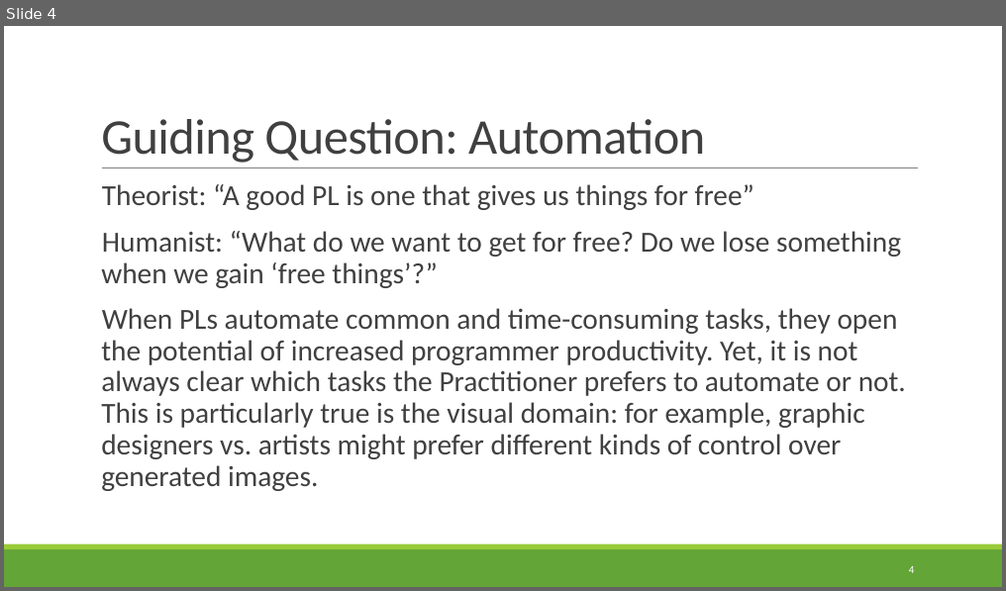
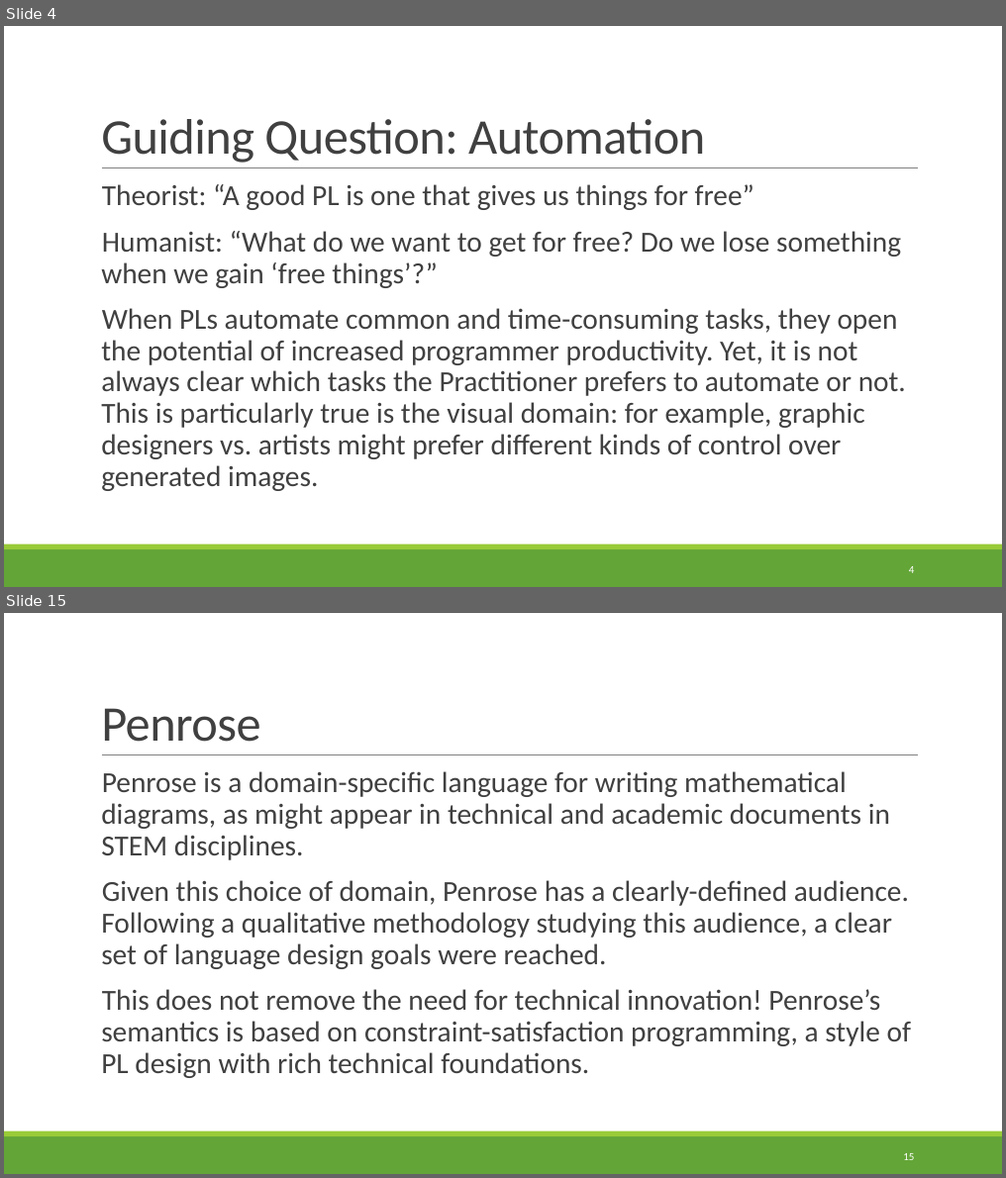
Before and after one commit to rbohrer/pl-course, a slide deck: LectureSlides/99Diagrams.pptx. Shown one above the other, each under a label of ours: slide 4 before the commit, slides 4 and 15 after it; the slides between them are not shown. The pictures are 1006x591 and 1006x1178 pixels, drawn with LibreOffice and Linux fonts; fonts in the diff are those of the drawing. Boxes give left, top, right and bottom in pixels: in the first picture for what was removed or moved away, otherwise in the second. Text is boxed around its words. In the diff, an @@ line names an element or a change of style, - is before the commit and + after.

```diff
--- a/LectureSlides/99Diagrams.pptx
+++ b/LectureSlides/99Diagrams.pptx
@@ slide 15 added at <box>4,613,1002,1174</box>, background #FFFFFF; not listed: 3 template elements that a slide beside it also shows @@
@@ title added at <box>101,708,260,742</box>, 48 pt, text #404040 @@
+Penrose
@@ text added at <box>101,771,911,1078</box>, 28 pt, text #404040 @@
+  Penrose is a domain-specific language for writing mathematical diagrams, as might appear in technical and academic documents in STEM disciplines.
+  Given this choice of domain, Penrose has a clearly-defined audience. Following a qualitative methodology studying this audience, a clear set of language design goals were reached.
+  This does not remove the need for technical innovation! Penrose’s semantics is based on constraint-satisfaction programming, a style of PL design with rich technical foundations.
@@ page number added at <box>903,1154,914,1160</box>, 10.5 pt, text #FFFFFF @@
+15
```
Also in this commit, not shown: 8 slides changed, 20 other slides added, 9 slides removed.
